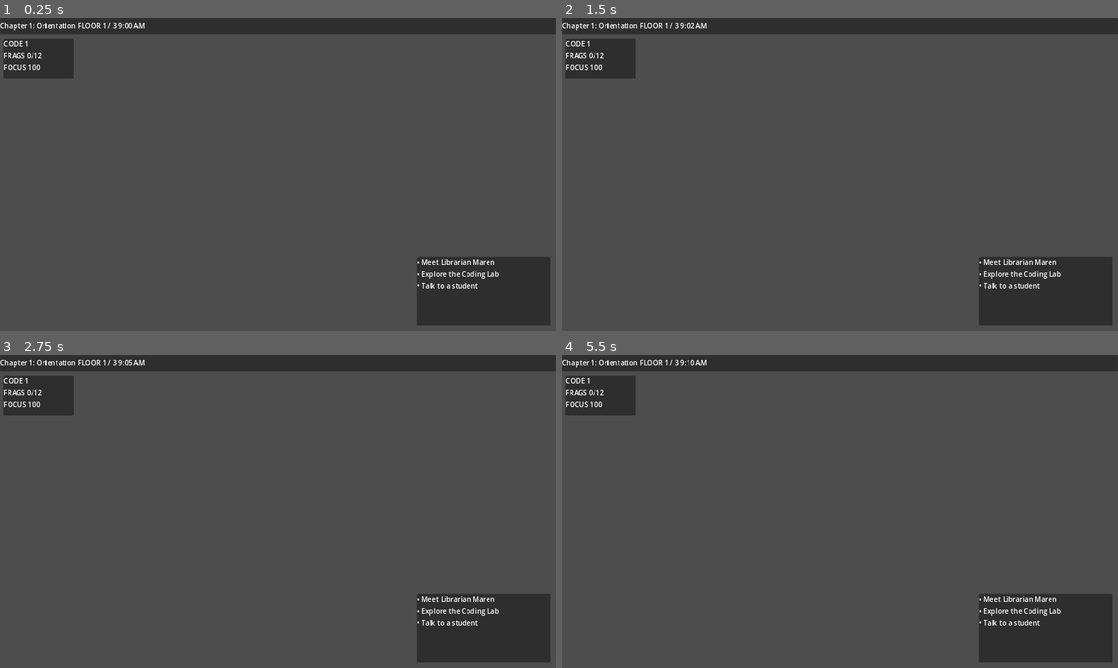
Above: before the commit, frames 1-4 (two rows, left to right).
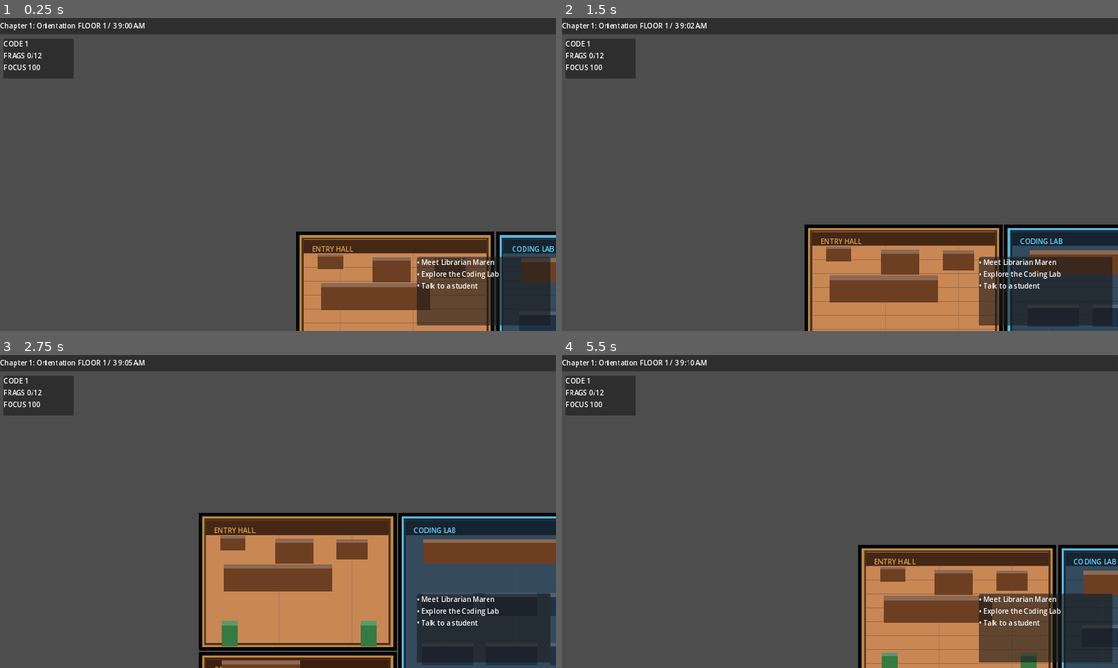
Above: after the commit, the same moments.

Repository: Cryddd/Harrow-Library
Game: Godot game, scene res://scenes/Main.tscn
Two runs of this game, one before a commit and one after it. Both use one fixed random seed, a clock stepped at 60 frames per second and the inputs below.
Inputs:
- Up to frame 1 (0.25 s): no input
- Up to frame 2 (1.5 s): tap Enter at 0.5 s; hold D (move_right) 0.53-1.28 s; hold Tab (files) 0.53-1.28 s; hold S (move_down) from 1.28 s (still down); tap E (interact) at 1.35 s
- Up to frame 3 (2.75 s): release S (move_down) at 2.03 s; hold D (move_right) from 2.03 s (still down); hold Tab (files) from 2.03 s (still down)
- Up to frame 4 (5.5 s): release D (move_right) at 2.78 s; release Tab (files) at 2.78 s; hold W (move_up) 2.78-3.53 s; tap E (interact) at 2.85, 4.35 s; hold Tab (files) 3.53-4.28 s; hold A (move_left) 3.53-5.03 s; hold S (move_down) from 5.03 s (still down); hold Tab (files) from 5.03 s (still down)

The runs differ from the first frame. In frame 1, 12% of the frame differs, in the area x 53-100%, y 68-100%; in frame 2, 15%; in frame 3, 26%, in the area x 35-100%, y 50-100%; in frame 4, 16%.

Commit message:
world renderer and adding a catalog of room/prop dressing

Diff:
--- /dev/null
+++ b/scripts/world/EnvironmentCatalog.gd
@@ -0,0 +1,123 @@
+extends RefCounted
+class_name EnvironmentCatalog
+
+static func rooms_for_floor(floor: int) -> Array[Dictionary]:
+	match floor:
+		1:
+			return [
+				_room("Entry Hall", Rect2(60, 150, 420, 280), Color("#c98754"), Color("#d8a04f"), Color("#54301a")),
+				_room("General Stacks", Rect2(60, 470, 420, 380), Color("#b87449"), Color("#d8a04f"), Color("#4a2716")),
+				_room("Coding Lab", Rect2(520, 150, 560, 500), Color("#344a5d"), Color("#66d9ff"), Color("#1c2c3c")),
+				_room("Collab Zone", Rect2(520, 690, 560, 240), Color("#9a6a45"), Color("#93d78d"), Color("#4f3827")),
+				_room("Quiet Study", Rect2(1140, 150, 340, 320), Color("#bd8052"), Color("#f0c56d"), Color("#56331e")),
+				_room("Archive Wing", Rect2(1140, 510, 560, 360), Color("#2c1d3e"), Color("#b06aff"), Color("#13091f")),
+				_room("Reading Hall", Rect2(60, 900, 1640, 150), Color("#ad7148"), Color("#f0c56d"), Color("#56331e")),
+			]
+		2:
+			return [
+				_room("Software Engineering", Rect2(60, 130, 500, 470), Color("#31465b"), Color("#66d9ff"), Color("#1c2c3c")),
+				_room("AI Research Lab", Rect2(610, 130, 540, 470), Color("#342f4d"), Color("#b06aff"), Color("#1d1730")),
+				_room("Study Lounge", Rect2(1210, 130, 490, 470), Color("#b57649"), Color("#f0c56d"), Color("#5a351f")),
+				_room("Project Pit", Rect2(60, 640, 500, 260), Color("#9b6947"), Color("#93d78d"), Color("#4f3827")),
+				_room("Presentation Bay", Rect2(610, 640, 540, 260), Color("#283c4f"), Color("#66d9ff"), Color("#18293a")),
+				_room("Sealed Server Annex", Rect2(1210, 640, 490, 260), Color("#28183d"), Color("#b06aff"), Color("#12091d")),
+			]
+		3:
+			return [
+				_room("Abandoned Lab", Rect2(60, 120, 700, 760), Color("#21152e"), Color("#b06aff"), Color("#0e0716")),
+				_room("SYSTEM_7 Core", Rect2(800, 280, 320, 420), Color("#2a1648"), Color("#ff5ee8"), Color("#11051f")),
+				_room("Restricted Archive", Rect2(1180, 160, 520, 300), Color("#26153d"), Color("#b06aff"), Color("#10081c")),
+				_room("Kai's Workstation", Rect2(1180, 520, 520, 300), Color("#241533"), Color("#b06aff"), Color("#10081c")),
+			]
+	return []
+
+static func props_for_floor(floor: int) -> Array[Dictionary]:
+	match floor:
+		1:
+			return [
+				_prop("reception_counter", Rect2(100, 250, 250, 62), "desk"),
+				_prop("digital_directory", Rect2(360, 192, 72, 46), "screen"),
+				_prop("university_emblem", Rect2(218, 190, 88, 58), "display"),
+				_prop("trophy_case", Rect2(92, 184, 58, 34), "glass"),
+				_prop("plant", Rect2(96, 380, 36, 58), "plant"),
+				_prop("plant", Rect2(416, 380, 36, 58), "plant"),
+				_prop("stacks_a", Rect2(86, 542, 74, 254), "bookshelf"),
+				_prop("stacks_b", Rect2(178, 542, 74, 254), "bookshelf"),
+				_prop("stacks_c", Rect2(270, 542, 74, 254), "bookshelf"),
+				_prop("open_book_table", Rect2(96, 470, 180, 58), "table"),
+				_prop("live_dashboard", Rect2(560, 192, 318, 56), "screen"),
+				_prop("algorithm_board", Rect2(900, 190, 144, 78), "whiteboard"),
+				_prop("debug_station_1", Rect2(556, 316, 118, 52), "workstation"),
+				_prop("debug_station_2", Rect2(704, 316, 118, 52), "workstation"),
+				_prop("debug_station_3", Rect2(852, 316, 118, 52), "workstation_error"),
+				_prop("debug_station_4", Rect2(556, 430, 118, 52), "workstation"),
+				_prop("debug_station_5", Rect2(704, 430, 118, 52), "workstation_warn"),
+				_prop("debug_station_6", Rect2(852, 430, 118, 52), "workstation"),
+				_prop("debug_station_7", Rect2(556, 544, 118, 52), "workstation"),
+				_prop("debug_station_8", Rect2(704, 544, 118, 52), "workstation"),
+				_prop("debug_station_9", Rect2(852, 544, 118, 52), "workstation"),
+				_prop("brainstorm_table", Rect2(590, 748, 180, 58), "table"),
+				_prop("pair_programming_table", Rect2(818, 748, 180, 58), "table"),
+				_prop("study_carrel_a", Rect2(1160, 242, 76, 40), "workstation_dim"),
+				_prop("study_carrel_b", Rect2(1260, 242, 76, 40), "workstation_dim"),
+				_prop("study_carrel_c", Rect2(1360, 242, 76, 40), "workstation_dim"),
+				_prop("archive_shelf_a", Rect2(1166, 548, 72, 246), "archive_shelf"),
+				_prop("archive_shelf_b", Rect2(1260, 548, 72, 246), "archive_shelf"),
+				_prop("archive_shelf_c", Rect2(1354, 548, 72, 246), "archive_shelf"),
+				_prop("archive_shelf_d", Rect2(1448, 548, 72, 246), "archive_shelf"),
+				_prop("archive_c_terminal", Rect2(1564, 554, 68, 90), "system_terminal"),
+				_prop("staff_only_door", Rect2(1614, 650, 66, 118), "locked_door"),
+			]
+		2:
+			return [
+				_prop("software_lab_rows", Rect2(86, 226, 418, 292), "workstation_cluster"),
+				_prop("sprint_board", Rect2(82, 534, 210, 64), "whiteboard"),
+				_prop("neural_net_wall", Rect2(632, 174, 268, 94), "neural_display"),
+				_prop("gpu_cluster", Rect2(636, 434, 96, 134), "server_rack"),
+				_prop("robotics_table", Rect2(890, 246, 238, 292), "research_cluster"),
+				_prop("lounge_sofa_a", Rect2(1246, 220, 130, 76), "sofa"),
+				_prop("lounge_sofa_b", Rect2(1542, 220, 130, 76), "sofa"),
+				_prop("coffee_table", Rect2(1412, 272, 86, 54), "table"),
+				_prop("presentation_screen", Rect2(640, 676, 310, 58), "screen"),
+				_prop("audience_seats", Rect2(660, 770, 360, 120), "chairs"),
+				_prop("final_puzzle_terminal", Rect2(990, 690, 68, 90), "system_terminal"),
+				_prop("system7_annex_terminal", Rect2(1634, 700, 68, 90), "system_terminal"),
+			]
+		3:
+			return [
+				_prop("redacted_whiteboard_a", Rect2(82, 210, 310, 66), "whiteboard_redacted"),
+				_prop("redacted_whiteboard_b", Rect2(430, 210, 310, 66), "whiteboard_redacted"),
+				_prop("dead_terminal_row", Rect2(90, 328, 648, 70), "dead_terminals"),
+				_prop("abandoned_desks", Rect2(86, 420, 564, 176), "broken_desks"),
+				_prop("system7_core", Rect2(870, 410, 200, 180), "core_terminal"),
+				_prop("restricted_archive_shelves", Rect2(1208, 218, 438, 204), "archive_shelf_cluster"),
+				_prop("kai_desk", Rect2(1218, 592, 260, 74), "desk"),
+				_prop("kai_echo_terminal", Rect2(1408, 570, 68, 90), "system_terminal"),
+			]
+	return []
+
+static func ambient_fx_for_floor(floor: int) -> Array[Dictionary]:
+	match floor:
+		1:
+			return [
+				{"kind":"dust","position":Vector2(760, 500), "color":Color("#ffd68066")},
+				{"kind":"monitor_cursor","position":Vector2(920, 300), "color":Color("#66d9ff")},
+				{"kind":"lamp_flicker","position":Vector2(1560, 600), "color":Color("#b06aff")},
+			]
+		2:
+			return [
+				{"kind":"server_leds","position":Vector2(684, 498), "color":Color("#b06aff")},
+				{"kind":"hologram","position":Vector2(766, 246), "color":Color("#66d9ff")},
+			]
+		3:
+			return [
+				{"kind":"glitch","position":Vector2(960, 510), "color":Color("#ff5ee8")},
+				{"kind":"dust","position":Vector2(420, 520), "color":Color("#b06aff55")},
+			]
+	return []
+
+static func _room(name: String, rect: Rect2, floor: Color, accent: Color, wall: Color) -> Dictionary:
+	return {"name":name, "rect":rect, "floor":floor, "accent":accent, "wall":wall}
+
+static func _prop(id: String, rect: Rect2, kind: String) -> Dictionary:
+	return {"id":id, "rect":rect, "kind":kind}
--- a/scripts/world/FloorBase.gd
+++ b/scripts/world/FloorBase.gd
@@ -6,8 +6,143 @@
 
 func _ready() -> void:
 	add_to_group("floor")
+	_build_environment()
 	_spawn_fragments()
 	_spawn_npcs()
+
+func _build_environment() -> void:
+	var background := Node2D.new()
+	background.name = "GeneratedEnvironment"
+	add_child(background)
+	move_child(background, 0)
+	for room in EnvironmentCatalog.rooms_for_floor(floor_number):
+		_draw_room(background, room)
+	for prop in EnvironmentCatalog.props_for_floor(floor_number):
+		_draw_prop(background, prop)
+	for fx in EnvironmentCatalog.ambient_fx_for_floor(floor_number):
+		_draw_ambient_fx(background, fx)
+
+func _draw_room(parent: Node2D, room: Dictionary) -> void:
+	var rect: Rect2 = room.rect
+	var shadow := _rect_node(rect.grow(18.0), Color("#050505"))
+	parent.add_child(shadow)
+	var trim := _rect_node(rect.grow(10.0), room.accent.darkened(0.15))
+	parent.add_child(trim)
+	var wall := _rect_node(rect.grow(5.0), room.wall)
+	parent.add_child(wall)
+	var floor := _rect_node(rect, room.floor)
+	parent.add_child(floor)
+	var header := _rect_node(Rect2(rect.position, Vector2(rect.size.x, 32.0)), room.wall.darkened(0.18))
+	parent.add_child(header)
+	var title := Label.new()
+	title.text = room.name.to_upper()
+	title.position = rect.position + Vector2(18, 10)
+	title.add_theme_color_override("font_color", room.accent)
+	parent.add_child(title)
+	_draw_floor_lines(parent, rect, room.floor.darkened(0.22))
+
+func _draw_floor_lines(parent: Node2D, rect: Rect2, color: Color) -> void:
+	for y in range(int(rect.position.y), int(rect.end.y), 32):
+		var line := Line2D.new()
+		line.width = 1.0
+		line.default_color = color
+		line.points = PackedVector2Array([Vector2(rect.position.x, y), Vector2(rect.end.x, y)])
+		parent.add_child(line)
+	for x in range(int(rect.position.x), int(rect.end.x), 84):
+		var line := Line2D.new()
+		line.width = 1.0
+		line.default_color = color.lightened(0.1)
+		line.points = PackedVector2Array([Vector2(x, rect.position.y + 32), Vector2(x, rect.end.y)])
+		parent.add_child(line)
+
+func _draw_prop(parent: Node2D, prop: Dictionary) -> void:
+	var rect: Rect2 = prop.rect
+	var kind := String(prop.kind)
+	var color := _prop_color(kind)
+	var body := _rect_node(rect, color)
+	body.name = String(prop.id)
+	parent.add_child(body)
+	var top := _rect_node(Rect2(rect.position, Vector2(rect.size.x, maxf(3.0, rect.size.y * 0.16))), color.lightened(0.22))
+	parent.add_child(top)
+	if kind.contains("screen") or kind.contains("terminal") or kind.contains("workstation") or kind.contains("server"):
+		_draw_glow(parent, rect.get_center(), _glow_color(kind), maxf(rect.size.x, rect.size.y) * 0.55)
+	if kind.contains("bookshelf") or kind.contains("archive_shelf"):
+		_draw_books(parent, rect)
+	if kind.contains("whiteboard") or kind == "neural_display":
+		_draw_board_marks(parent, rect, kind)
+
+func _draw_books(parent: Node2D, rect: Rect2) -> void:
+	var colors := [Color("#c94b3b"), Color("#2f7db8"), Color("#40a35d"), Color("#d19b35"), Color("#8c5cc4"), Color("#24b5a6")]
+	for shelf_y in range(int(rect.position.y + 20), int(rect.end.y - 10), 54):
+		var shelf := _rect_node(Rect2(rect.position.x + 4, shelf_y, rect.size.x - 8, 5), Color("#3a1d0f"))
+		parent.add_child(shelf)
+		var x := rect.position.x + 8
+		var idx := 0
+		while x < rect.end.x - 10:
+			var w := 5 + (idx % 4)
+			var h := 18 + ((idx * 3) % 18)
+			var book := _rect_node(Rect2(x, shelf_y - h, w, h), colors[idx % colors.size()])
+			parent.add_child(book)
+			x += w + 3
+			idx += 1
+
+func _draw_board_marks(parent: Node2D, rect: Rect2, kind: String) -> void:
+	var mark_color := Color("#1b2b3a") if not kind.contains("redacted") else Color("#9d2631")
+	for i in range(4):
+		var mark := Line2D.new()
+		mark.width = 2.0
+		mark.default_color = mark_color
+		var y := rect.position.y + 14 + i * 10
+		mark.points = PackedVector2Array([Vector2(rect.position.x + 12, y), Vector2(rect.position.x + rect.size.x * (0.45 + i * 0.08), y + (i % 2) * 4)])
+		parent.add_child(mark)
+
+func _draw_ambient_fx(parent: Node2D, fx: Dictionary) -> void:
+	_draw_glow(parent, fx.position, fx.color, 72.0)
+
+func _draw_glow(parent: Node2D, center: Vector2, color: Color, radius: float) -> void:
+	var glow := PointLight2D.new()
+	glow.position = center
+	glow.color = color
+	glow.energy = 0.45
+	glow.texture_scale = radius / 64.0
+	parent.add_child(glow)
+
+func _prop_color(kind: String) -> Color:
+	if kind.contains("terminal") or kind.contains("server"):
+		return Color("#151826")
+	if kind.contains("workstation"):
+		return Color("#203248")
+	if kind.contains("bookshelf") or kind.contains("archive_shelf"):
+		return Color("#3a1d0f")
+	if kind.contains("whiteboard") or kind == "neural_display":
+		return Color("#d9d6c2")
+	if kind.contains("plant"):
+		return Color("#357a42")
+	if kind.contains("door"):
+		return Color("#13091f")
+	if kind.contains("sofa"):
+		return Color("#4c6f54")
+	return Color("#6c3f22")
+
+func _glow_color(kind: String) -> Color:
+	if kind.contains("system") or kind.contains("server") or kind.contains("core"):
+		return Color("#b06aff")
+	if kind.contains("error"):
+		return Color("#ff4b5c")
+	if kind.contains("warn"):
+		return Color("#ffb347")
+	return Color("#66d9ff")
+
+func _rect_node(rect: Rect2, color: Color) -> Polygon2D:
+	var node := Polygon2D.new()
+	node.polygon = PackedVector2Array([
+		rect.position,
+		Vector2(rect.end.x, rect.position.y),
+		rect.end,
+		Vector2(rect.position.x, rect.end.y),
+	])
+	node.color = color
+	return node
 
 func _spawn_fragments() -> void:
 	var fragment_scene := preload("res://scenes/objects/Fragment.tscn")
